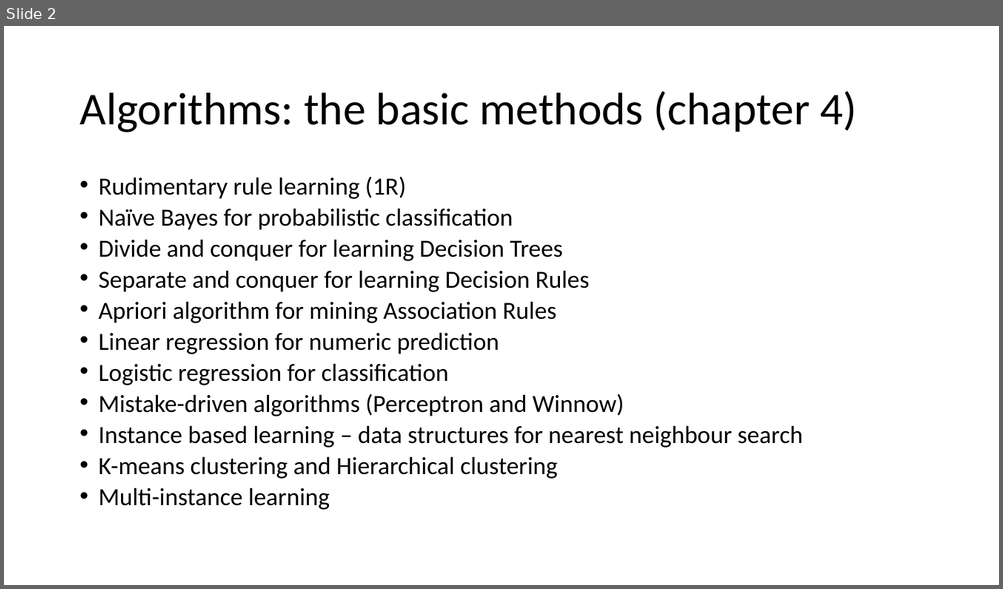
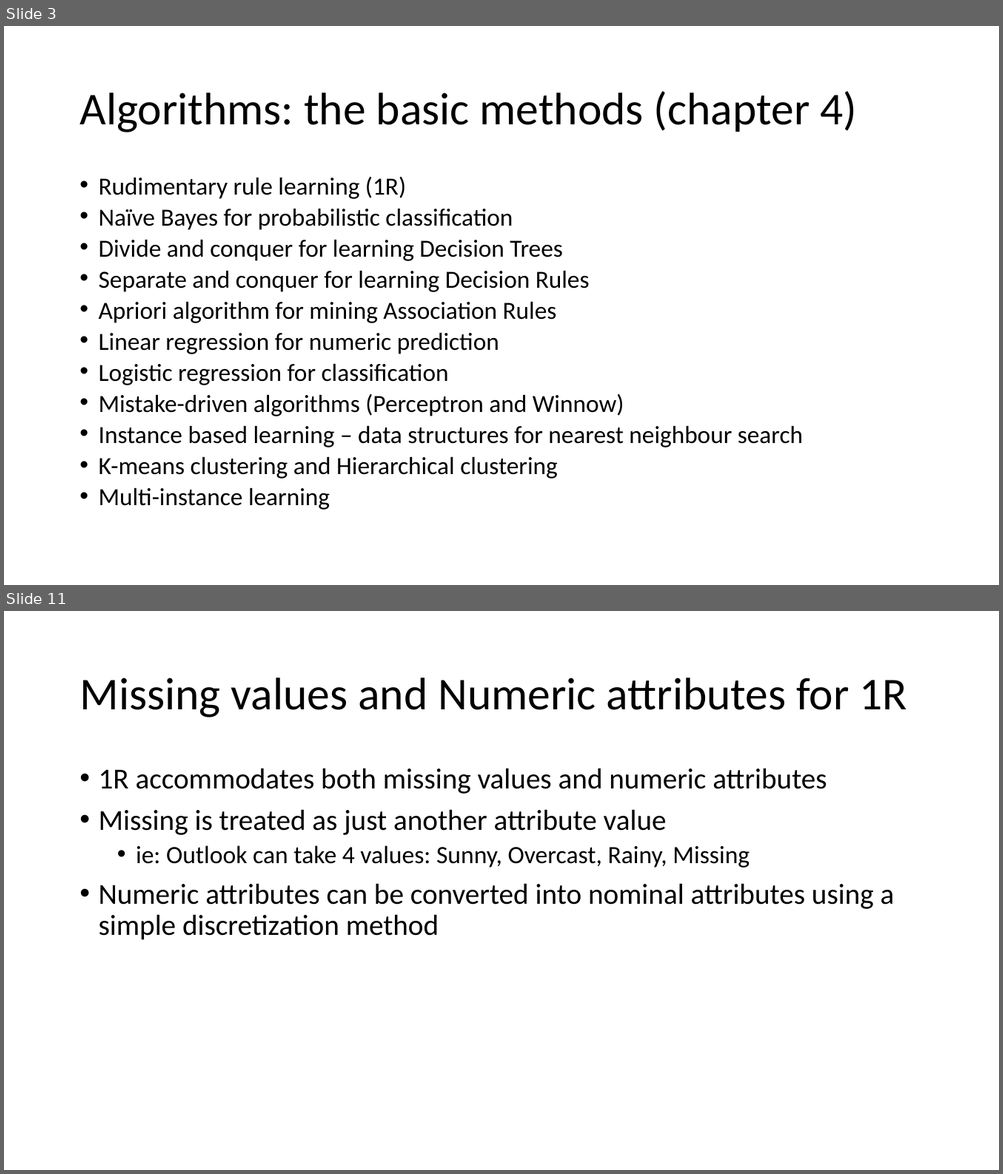
Before and after one commit to russellu/cs405, a slide deck: Lecture_04.pptx. Shown one above the other, each under a label of ours: slide 2 before the commit, slides 3 and 11 after it; the slides between them are not shown. The pictures are 1003x589 and 1003x1174 pixels, drawn with LibreOffice and Linux fonts; fonts in the diff are those of the drawing. Boxes give left, top, right and bottom in pixels: in the first picture for what was removed or moved away, otherwise in the second. Text is boxed around its words. In the diff, an @@ line names an element or a change of style, - is before the commit and + after.

```diff
--- a/Lecture_04.pptx
+++ b/Lecture_04.pptx
@@ slide 11 added at (4, 611, 999, 1170), background #FFFFFF @@
@@ title added at (79, 678, 908, 718), 44 pt, text #000000 @@
+Missing values and Numeric attributes for 1R
@@ text added at (99, 768, 894, 940), 28 pt, text #000000 @@
+• 1R accommodates both missing values and numeric attributes
+• Missing is treated as just another attribute value
+  • ie: Outlook can take 4 values: Sunny, Overcast, Rainy, Missing
+• Numeric attributes can be converted into nominal attributes using a simple discretization method
@@ what was slide 2 is now slide 3 @@
```
Also in this commit, not shown: 1 slide changed, 18 other slides added.
